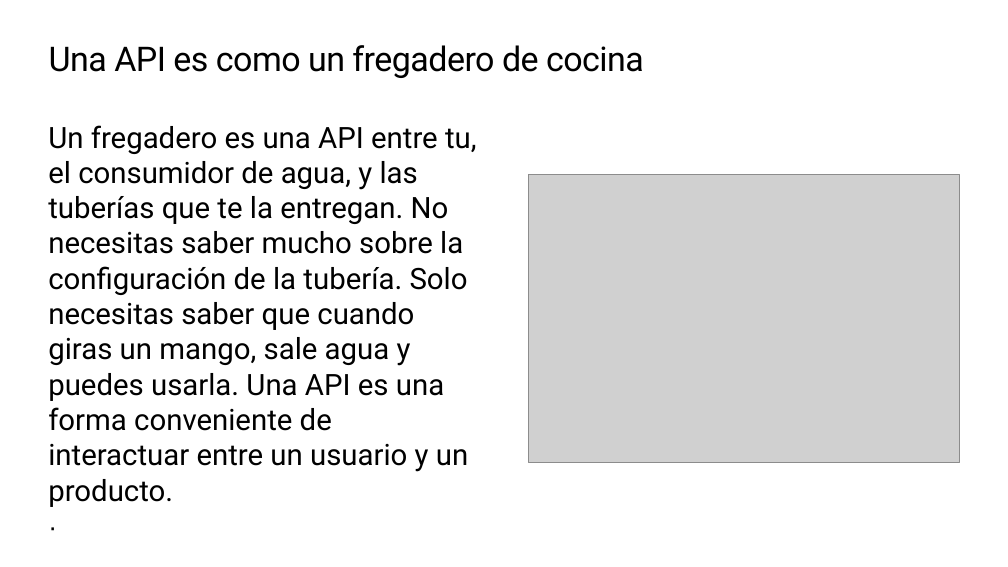
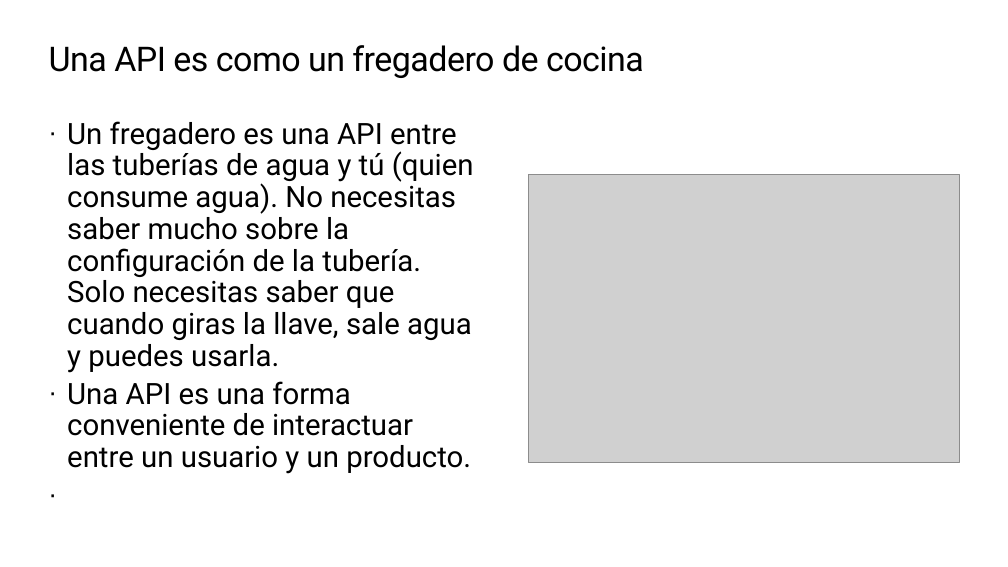
Before and after one commit to microsoft/workshop-library, a slide deck: slide 9 of short/explore-art-rest-api/translations/es/slides.es.pptx. Drawn at 1008x567 pixels with LibreOffice and Linux fonts; fonts in the diff are those of the drawing; grey boxes stand for pictures; background and template pictures are left out. Boxes give left, top, right and bottom in pixels: in the first picture for what was removed or moved away, otherwise in the second. Text is boxed around its words. In the diff, an @@ line names an element or a change of style, - is before the commit and + after.

Commit message:
fix slides

```diff
--- a/short/explore-art-rest-api/translations/es/slides.es.pptx
+++ b/short/explore-art-rest-api/translations/es/slides.es.pptx
@@ text at bbox=[67, 121, 474, 474]: text changed @@
-· Un fregadero es una API entre tu, el consumidor de agua, y las tuberías que te la entregan. No necesitas saber mucho sobre la configuración de la tubería. Solo necesitas saber que cuando giras un mango, sale agua y puedes usarla. Una API es una forma conveniente de interactuar entre un usuario y un producto.
+· Un fregadero es una API entre las tuberías de agua y tú (quien consume agua). No necesitas saber mucho sobre la configuración de la tubería. Solo necesitas saber que cuando giras la llave, sale agua y puedes usarla.
+· Una API es una forma conveniente de interactuar entre un usuario y un producto.
```
Also in this commit, not shown: 14 other slides changed, 2 other files.
